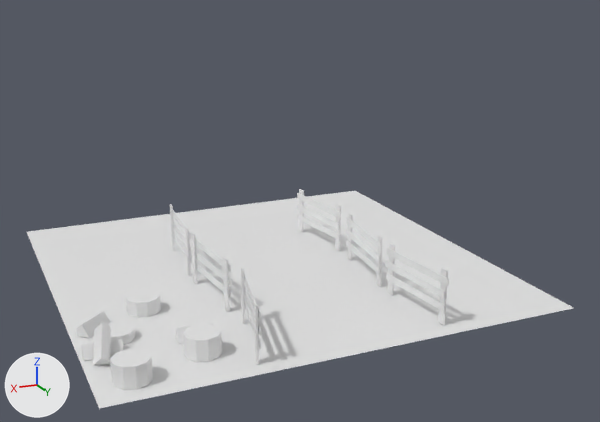
What one commit did to the Blender file 49-creating-a-scene-in-blender/Portal.blend.
Both versions are drawn from a 50 mm lens placed at (2.77, 6.99, 2.88), pointed at (-0.62, -0.63, 0.29). Every picture has the same lights, and +X, +Y and +Z are marked at lower left. The picture after the commit comes second.
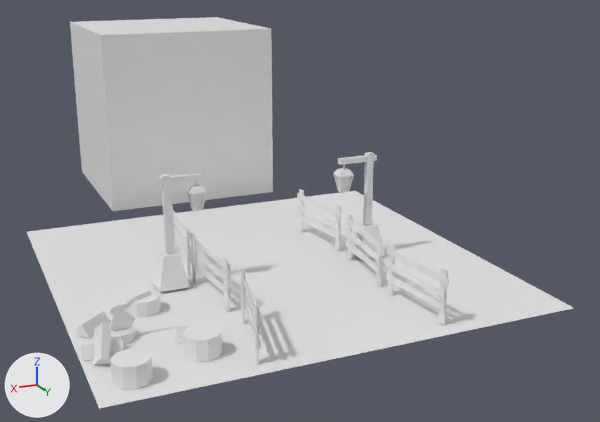
Where the newer file only moved an object's origin or applied its transform, the numbers keep the older frame.

Location of each change, (x1, y1, x2, y2) in pixels of the pictures (600 x 422 px):
'Cube.016', added: after (70, 17, 273, 211)
'Cube.008', added: after (152, 249, 190, 292)
'Cube.009', added: after (157, 173, 202, 254)
'Cube.013', added: after (338, 152, 377, 225)
'Cube.006', added: after (110, 303, 135, 331)
'Cube.012', added: after (352, 223, 385, 260)
'Cube.010', added: after (186, 184, 207, 211)
'Cube.014', added: after (333, 168, 354, 193)
'Cube.007', added: after (109, 290, 152, 315)
'Cube.011', added: after (190, 195, 204, 208)
'Cube.015', added: after (337, 177, 351, 190)

The change, as a list of edits to the scene's bpy script:
```text
Add me_cube_022:
    me_cube_022.from_pydata(...)  # a box spanning x -1.0..1.0, y -1.0..1.0, z -0.04..1.96
Add me_cube_021:
    me_cube_021.from_pydata(...)  # 20 vertices, 5 faces; spans x -0.0586..0.0586, y -0.0529..0.0529, z -0.1573..-0.0172
Add me_cube_020:
    me_cube_020.from_pydata(...)  # 72 vertices, 65 faces; spans x -0.076..0.076, y -0.07..0.07, z -0.17..0.048
Add me_cube_018:
    me_cube_018.from_pydata(...)  # a box spanning x -0.032..0.032, y -0.032..0.032, z -0.027..0.685; a box spanning x -0.322..0.072, y -0.022..0.022, z 0.608..0.661; a box spanning x -0.277..-0.266, y -0.009..0.009, z 0.552..0.606
Add me_cube_017:
    me_cube_017.from_pydata([(-0.135, -0.135, -0.135), (-0.076, -0.076, 0.165), (-0.135, 0.135, -0.135), (-0.076, 0.076, 0.165), (0.135, -0.135, -0.135), (0.076, -0.076, 0.165), (0.135, 0.135, -0.135), (0.076, 0.076, 0.165)], [], [(0, 1, 3, 2), (2, 3, 7, 6), (6, 7, 5, 4), (4, 5, 1, 0), (2, 6, 4, 0), (7, 3, 1, 5)])
Add me_cube_016:
    me_cube_016.from_pydata(...)  # 20 vertices, 18 faces; spans x -0.287..0.056, y -0.009..0.015, z -0.028..0.031
Add me_cube_015:
    me_cube_015.from_pydata(...)  # 42 vertices, 40 faces; spans x -0.016..0.016, y -0.102..0.102, z -0.114..0.114
Add ob_cube_016:
    ob_cube_016 = bpy.data.objects.new('Cube.016', me_cube_022)
    ob_cube_016.location = (0.005, -3.292, 0.06)
Add ob_cube_015:
    ob_cube_015 = bpy.data.objects.new('Cube.015', me_cube_021)
    ob_cube_015.location = (-0.733, 0.147, 0.865)
    ob_cube_015.rotation_euler = (0.0, 0.0, 3.142)  # degrees (0, 0, 180)
Add ob_cube_014:
    ob_cube_014 = bpy.data.objects.new('Cube.014', me_cube_020)
    ob_cube_014.location = (-0.733, 0.147, 0.865)
    ob_cube_014.rotation_euler = (0.0, 0.0, 3.142)  # degrees (0, 0, 180)
Add ob_cube_013:
    ob_cube_013 = bpy.data.objects.new('Cube.013', me_cube_018)
    ob_cube_013.location = (-1.004, 0.147, 0.359)
    ob_cube_013.rotation_euler = (0.0, 0.0, 3.142)  # degrees (0, 0, 180)
Add ob_cube_012:
    ob_cube_012 = bpy.data.objects.new('Cube.012', me_cube_017)
    ob_cube_012.location = (-1.004, 0.147, 0.159)
    ob_cube_012.rotation_euler = (0.0, 0.0, 3.142)  # degrees (0, 0, 180)
Add ob_cube_011:
    ob_cube_011 = bpy.data.objects.new('Cube.011', me_cube_021.copy())
    ob_cube_011.location = (0.724, 0.147, 0.865)
Add ob_cube_010:
    ob_cube_010 = bpy.data.objects.new('Cube.010', me_cube_020.copy())
    ob_cube_010.location = (0.724, 0.147, 0.865)
Add ob_cube_009:
    ob_cube_009 = bpy.data.objects.new('Cube.009', me_cube_018.copy())
    ob_cube_009.location = (0.995, 0.147, 0.359)
Add ob_cube_008:
    ob_cube_008 = bpy.data.objects.new('Cube.008', me_cube_017.copy())
    ob_cube_008.location = (0.995, 0.147, 0.159)
Add ob_cube_007:
    ob_cube_007 = bpy.data.objects.new('Cube.007', me_cube_016)
    ob_cube_007.location = (1.659, 1.026, 0.265)
    ob_cube_007.rotation_euler = (-0.00763, 0.271, -0.00607)  # degrees (-0.4, 16, -0.3)
Add ob_cube_006:
    ob_cube_006 = bpy.data.objects.new('Cube.006', me_cube_015)
    ob_cube_006.location = (1.633, 1.025, 0.178)
    ob_cube_006.rotation_euler = (0.271, 0.00735, 1.567)  # degrees (16, 0.4, 90)
```
